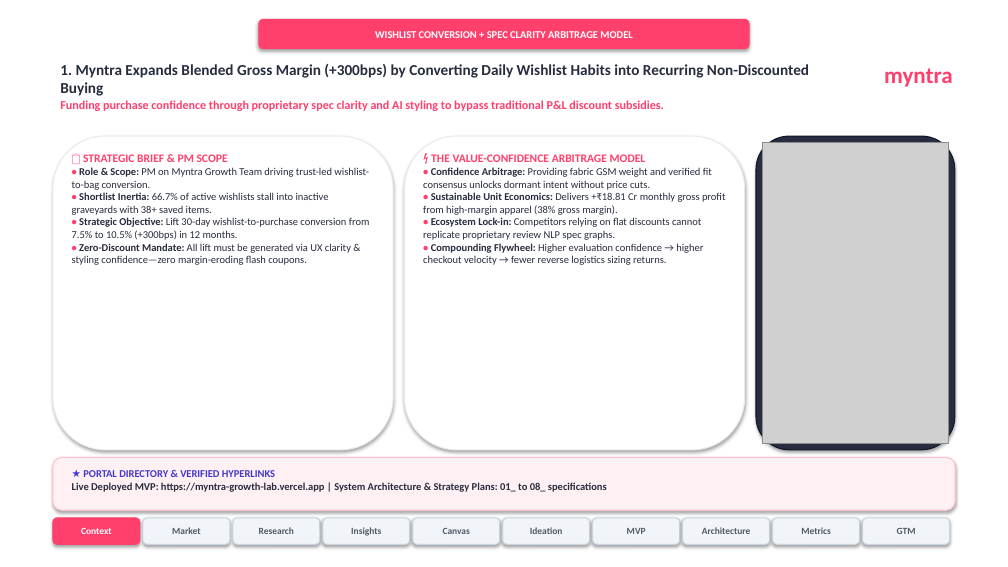
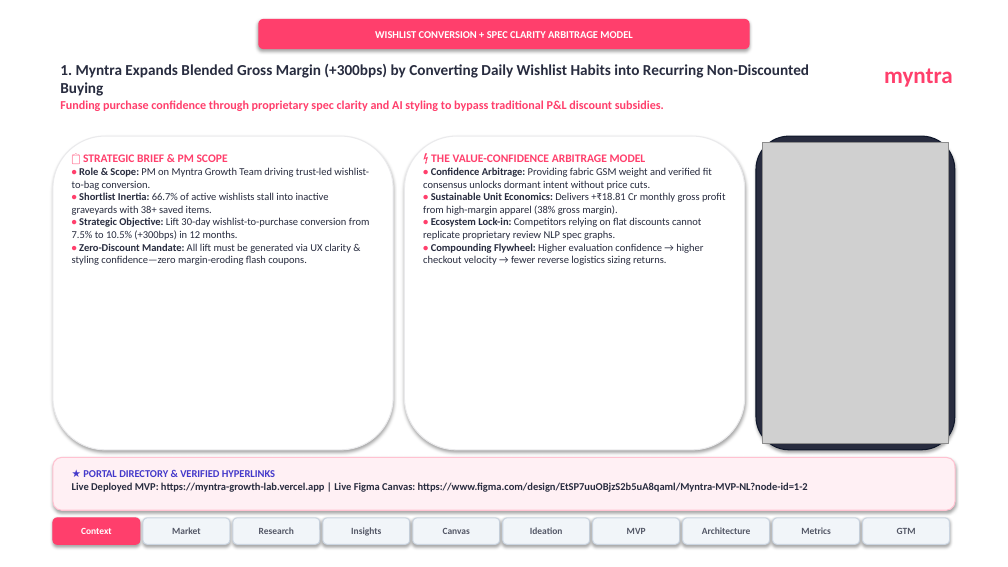
Before and after one commit to akhyashukla03/myntra, a slide deck: slide 1 of Myntra_Wishlist_Studio_10_Slide_Deck_Updated.pptx. Drawn at 1008x567 pixels with LibreOffice and Linux fonts; fonts in the diff are those of the drawing; grey boxes stand for pictures. Boxes give left, top, right and bottom in pixels: in the first picture for what was removed or moved away, otherwise in the second. Text is boxed around its words. In the diff, an @@ line names an element or a change of style, - is before the commit and + after.

Commit message:
feat: add live Figma canvas URL buttons and update anonymous survey references across web app and deck

```diff
--- a/Myntra_Wishlist_Studio_10_Slide_Deck_Updated.pptx
+++ b/Myntra_Wishlist_Studio_10_Slide_Deck_Updated.pptx
@@ text at box(72, 482, 808, 492): text changed @@
-Live Deployed MVP: https://myntra-growth-lab.vercel.app | System Architecture & Strategy Plans: 01_ to 08_ specifications
+Live Deployed MVP: https://myntra-growth-lab.vercel.app | Live Figma Canvas: https://www.figma.com/design/EtSP7uuOBjzS2b5uA8qaml/Myntra-MVP-NL?node-id=1-2
```
Also in this commit, not shown: 1 other slide changed, 6 other files.
